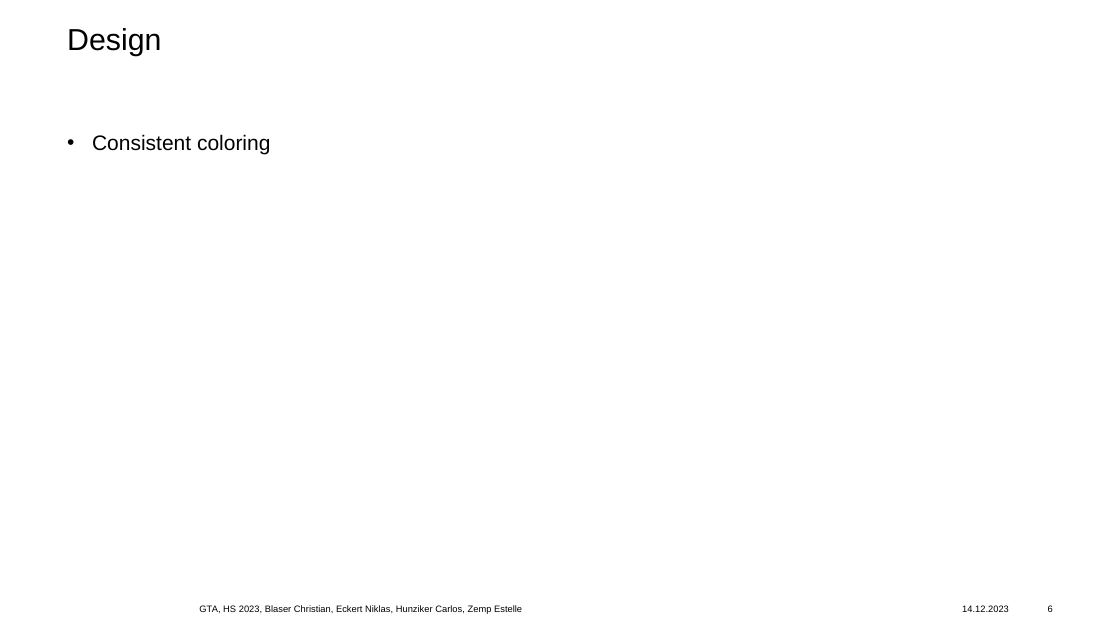
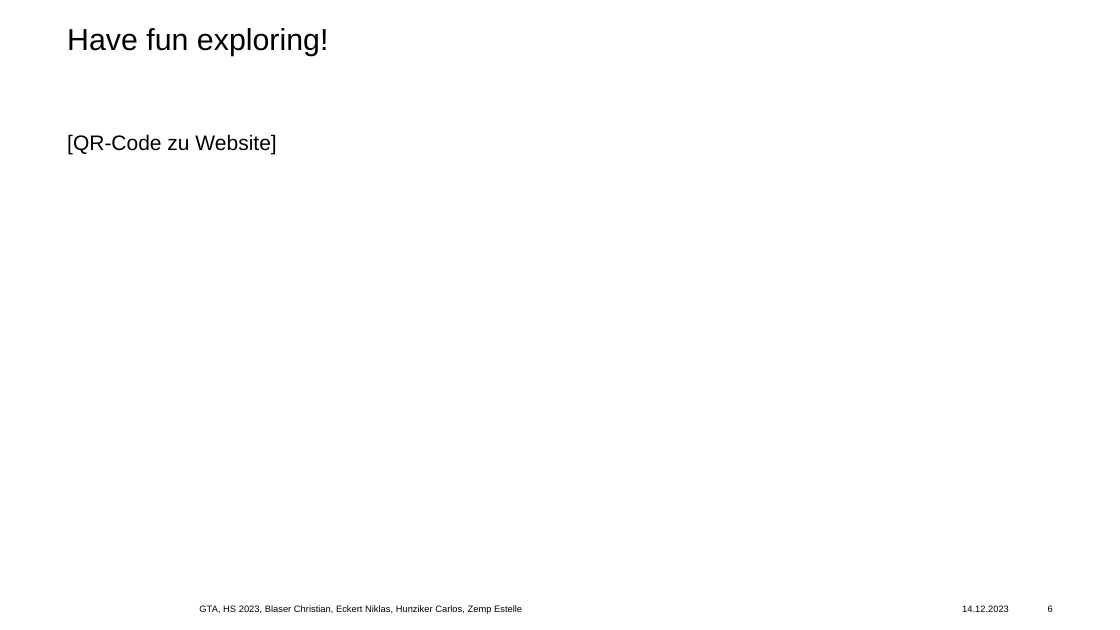
Before and after one commit to blc460/GTA8, a slide deck: slide 6 of final-presentation-GTA8.pptx. Drawn at 1120x630 pixels with LibreOffice and Linux fonts; fonts in the diff are those of the drawing; background and template pictures are left out. Boxes give left, top, right and bottom in pixels: in the first picture for what was removed or moved away, otherwise in the second. Text is boxed around its words. In the diff, an @@ line names an element or a change of style, - is before the commit and + after.

```diff
--- a/final-presentation-GTA8.pptx
+++ b/final-presentation-GTA8.pptx
@@ title at bbox=[67, 28, 328, 56]: text changed @@
-Design
+Have fun exploring!
@@ text at bbox=[67, 134, 276, 155]: text changed @@
-• Consistent coloring
+[QR-Code zu Website]
```
Also in this commit, not shown: 3 other slides changed.
